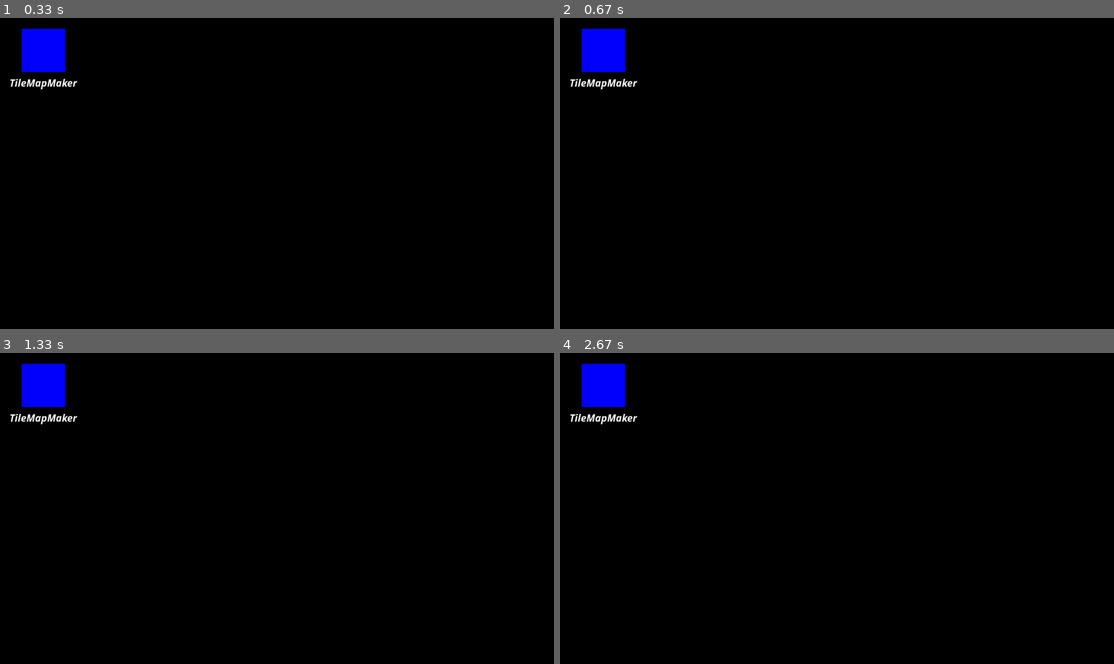
Above: before the commit, frames 1-4 (two rows, left to right).
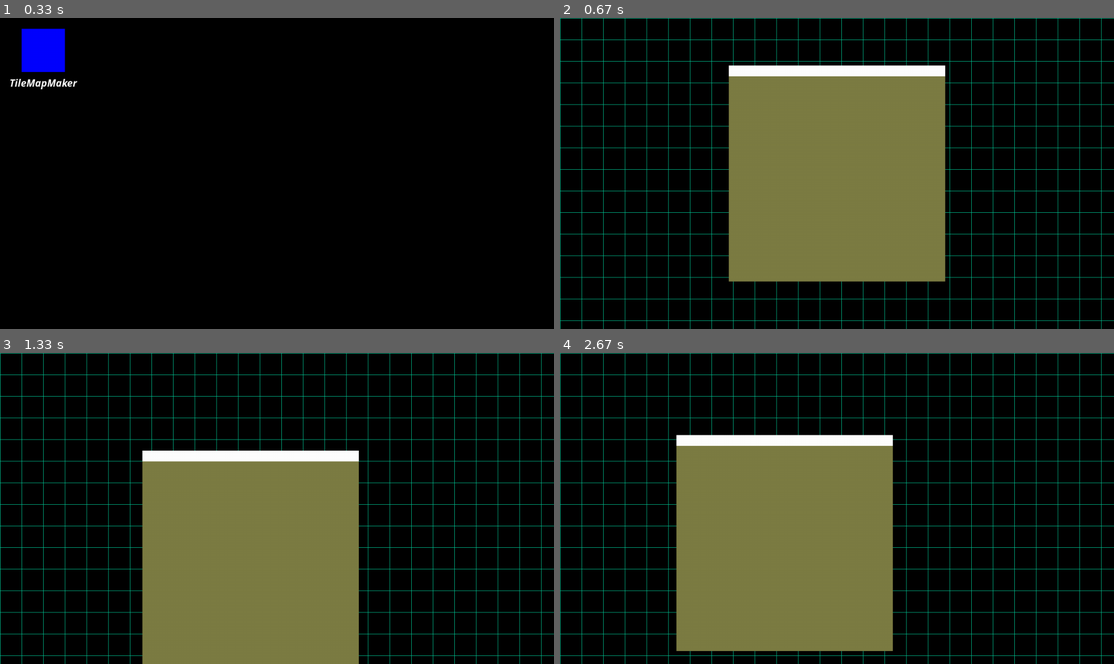
Above: after the commit, the same moments.

Repository: itay830/PyGameSandbox
Game: pygame game, started from main.py
Same seed, same stepped clock (60 frames per second), same inputs: the game is played once before the commit and once after it.
Inputs (mouse positions are in pixels of both pictures, inside the frame that each line leads up to):
- Up to frame 1 (0.33 s): no input
- Up to frame 2 (0.67 s): press the mouse at (604, 49) at 0.37 s; move the mouse to (709, 67) at 0.47 s; release the mouse at (814, 89) at 0.6 s
- Up to frame 3 (1.33 s): press the mouse at (277, 405) at 0.7 s; move the mouse to (182, 421) at 0.8 s; release the mouse at (88, 433) at 0.93 s; press the mouse at (99, 433) at 1.03 s; move the mouse to (177, 446) at 1.13 s; release the mouse at (260, 455) at 1.27 s
- Up to frame 4 (2.67 s): press the mouse at (809, 455) at 1.37 s; move the mouse to (803, 524) at 1.47 s; release the mouse at (792, 589) at 1.6 s; press the mouse at (792, 589) at 1.7 s; move the mouse to (798, 555) at 1.8 s; release the mouse at (803, 524) at 1.93 s; press the mouse at (803, 524) at 2.03 s; move the mouse to (715, 511) at 2.13 s; release the mouse at (632, 499) at 2.27 s; press the mouse at (648, 499) at 2.37 s; move the mouse to (726, 471) at 2.47 s; release the mouse at (803, 440) at 2.6 s

Frame 1 is identical in both runs. In frame 2, 34% of the frame differs, in the area x 0-100%, y 0-100%; in frame 3, 34%; in frame 4, 34%.

Commit message:
Added better button and game managements.

Diff:
--- a/buttonClass.py
+++ b/buttonClass.py
@@ -14,6 +14,7 @@
         self.clickStage = None
 
         if txt_properties is not None:
+            self.txtProperties = txt_properties
             if selector_button:
                 txt_properties['pos'] = (self.rect.centerx, self.rect.centery + 75)
             self.txtSurf, self.txtRect = create_txt(txt_properties.get('font'), txt_properties.get('size', 0),
--- a/main.py
+++ b/main.py
@@ -1,11 +1,15 @@
 from sys import exit
 from buttonClass import Button
+from tileClass import Tile
+from windowClass import Window
 import pygame, math, time
 
 
 class App:
-    @staticmethod
-    def event_handler():
+    def __init__(self):
+        self.gameState = 'main screen'
+
+    def pygame_event_handler(self):
         screen.fill((0, 0, 0))
         clock.tick(FPS)
         for event in pygame.event.get():
@@ -14,10 +18,22 @@
                     pygame.quit()
                     exit()
 
+        if self.gameState != 'main screen':
+            if keys[pygame.K_LCTRL] and keys[pygame.K_r]:
+                self.gameState = 'main screen'
+
+    def button_events_handler(self):
+        global subWindow
+        if tileMapButton.clickStage:
+            tileMapButton.clickStage = None
+            self.gameState = 'tile map maker'
+            subWindow = Window((WIDTH/2, HEIGHT/2), 500, 500)
 
 
 
 if __name__ == '__main__':
+    app = App()
+
     screen = pygame.display.set_mode((0, 0), flags=pygame.FULLSCREEN)
     WIDTH, HEIGHT = screen.get_width(), screen.get_height()
     clock = pygame.time.Clock()
@@ -33,15 +49,30 @@
         'antialias': True,
         'color': (255, 255, 255),
     }
-    demo = Button((100, 75), 100, 100, (255, 0, 126), tileMapButton, True)
+    tileMapButton = Button((100, 75), 100, 100, (255, 0, 126), tileMapButton, True)
 
+    size = 50
+    gridColor = (0, 200, 150)
+    tileMap = Tile.tile_map(200, 200, 400, 400, size, size, (255, 255, 255))
+    subWindow = None
     while 1:
+        keys = pygame.key.get_pressed()
         nowTime = time.time()
         speedCallibaration = (nowTime - previousTime) * FPS
         previousTime = nowTime
-        App.event_handler()
 
-        for button in Button.buttons:
-            button.update(screen)
+        app.pygame_event_handler()
+
+        if app.gameState == 'main screen':
+            app.button_events_handler()
+            for button in Button.buttons:
+                button.update(screen)
+
+        elif app.gameState == 'tile map maker':
+
+            Tile.draw_grid(screen, 0, 0, WIDTH, HEIGHT, size, size, gridColor)
+            subWindow.update(screen)
+
+
 
         pygame.display.update()
--- /dev/null
+++ b/tileClass.py
@@ -0,0 +1,30 @@
+import pygame
+
+
+class Tile:
+    tileCounter = 0
+
+    def __init__(self, pos, color, sizex=25, sizey=25):
+        self.surf = pygame.Surface((sizex, sizey))
+        self.surf.fill(color)
+        self.rect = self.surf.get_rect(topleft=pos)
+        self.tileNum = Tile.tileCounter
+        Tile.tileCounter += 1
+
+    def draw(self, draw_surf):
+        draw_surf.blit(self.surf, self.rect)
+
+    def update(self, draw_surf):
+        self.draw(draw_surf)
+
+    @staticmethod
+    def tile_map(sx, sy, ex, ey, sizex, sizey, color):
+        return [[Tile((x, y), color, sizex, sizey) for x in range(sx, ex, sizex)] for y in
+                range(sy, ey, sizey)]
+
+    @staticmethod
+    def draw_grid(draw_surf, sx, sy, ex, ey, sizex, sizey, color):
+        for x in range(sx, ex, sizex):
+            pygame.draw.line(draw_surf, color, (x, 0), (x, ey))
+        for y in range(sy, ey, sizey):
+            pygame.draw.line(draw_surf, color, (0, y), (ex, y))
--- /dev/null
+++ b/windowClass.py
@@ -0,0 +1,50 @@
+import pygame
+
+
+class WindowBar:
+    def __init__(self, pos, width, height, color):
+        self.surf = pygame.Surface((width, height))
+        self.surf.fill(color)
+        self.rect = self.surf.get_rect(topleft=pos)
+
+    def draw(self, draw_surf):
+        draw_surf.blit(self.surf, self.rect)
+
+
+class Window:
+    def __init__(self, pos, width, height):
+        self.surf = pygame.Surface((width, height))
+        self.surf.fill((125, 125, 67))
+        self.rect = self.surf.get_rect(center=pos)
+        self.dragPos = pos
+        self.mousex_in_rect = 0
+        self.mousey_in_rect = 0
+
+        self.topBar = WindowBar(self.rect.topleft, width, height/100 * 5, (255, 255, 255))
+        self.hold = False
+
+    def draw(self, draw_surf):
+        draw_surf.blit(self.surf, self.rect)
+        self.topBar.draw(draw_surf)
+
+    def logic(self):
+        mouse_pos = pygame.mouse.get_pos()
+
+        if self.topBar.rect.collidepoint(pygame.mouse.get_pos()) and pygame.mouse.get_pressed()[0]:
+            self.hold = True
+        if not pygame.mouse.get_pressed()[0]:
+            self.hold = False
+        if self.topBar.rect.collidepoint(pygame.mouse.get_pos()) and not pygame.mouse.get_pressed()[0]:
+            self.mousex_in_rect = self.rect.right - self.rect.left - (self.rect.right - mouse_pos[0])
+            self.mousey_in_rect = self.rect.bottom - self.rect.top - (self.rect.bottom - mouse_pos[1])
+            self.dragPos = pygame.mouse.get_pos()
+
+        if self.hold:
+            self.rect.x = self.dragPos[0] + (mouse_pos[0] - self.dragPos[0]) - self.mousex_in_rect
+            self.rect.y = self.dragPos[1] + (mouse_pos[1] - self.dragPos[1]) - self.mousey_in_rect
+
+        self.topBar.rect.topleft = self.rect.topleft
+
+    def update(self, draw_surf):
+        self.logic()
+        self.draw(draw_surf)
